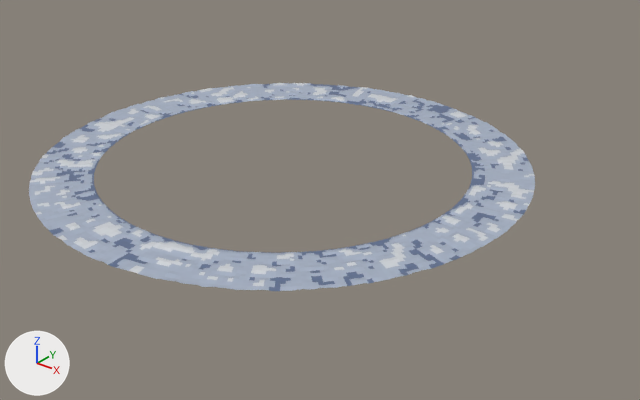
Two versions of the glTF model public/assets/kits/shaddai_edge_cloudsea_v01.glb, one commit apart.
One viewpoint serves both versions: a 50 mm lens placed at (13844.0, -15837.0, 9085.0), pointed at (1397.0, -279.0, -561.0). The axes (+X, +Y, +Z) are drawn at lower left. The lights are the same throughout. The picture after the commit comes second. Where no turn or scale is listed for an object, it has been applied to the vertices. Vertices at exactly the same position are counted once.

The scene before the commit, as lines of its bpy script (objects in view):
```python
me_shaddai_edge_cloudsea = bpy.data.meshes.new('shaddai_edge_cloudsea')
me_shaddai_edge_cloudsea.from_pydata(...)  # 6120 vertices, 11520 faces; spans x -6300.0..6300.0, y -6300.0..6300.0, z -40.0..40.0
me_shaddai_edge_cloudsea.materials.append(mat_shaddai_body)
ob_shaddai_edge_cloudsea = bpy.data.objects.new('shaddai_edge_cloudsea', me_shaddai_edge_cloudsea)
ob_shaddai_edge_cloudsea.location = (0.0, 0.0, 27.0)
```
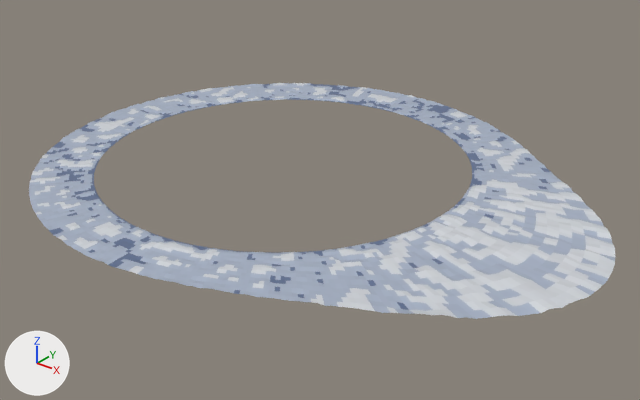
Where the newer file only moved an object's origin or applied its transform, the numbers keep the older frame.

The edits, one by one:
me_shaddai_edge_cloudsea is used by ob_shaddai_edge_cloudsea; location (0.0, 0.0, 27.0).
me_shaddai_edge_cloudsea had 6120 vertices, 11520 faces and spanned x -6300.0..6300.0, y -6300.0..6300.0, z -40.0..40.0.
me_shaddai_edge_cloudsea now has 6120 vertices, 11520 faces and spans x -6300.0..8855.0, y -6301.0..6300.0, z -39.0..70.0.
me_shaddai_edge_cloudsea part 1: 2644 of 6120 vertices moved; they spanned x -439.0..6300.0, y -6300.0..6238.0, z -40.0..40.0 and now span x -440.0..8855.0, y -6301.0..6239.0, z -38.0..70.0; mean shift (354.0, -44.0, 6.0); largest move (6253.0, -768.0, -5.0) -> (8834.0, -1085.0, 0.0).
me_shaddai_edge_cloudsea part 2: 4094 faces centred in x -489.0..6257.0, y -6206.0..6150.0, z -33.0..31.0 are repainted in the vertex colours, in many colours.

Where the change shows, as pixel boxes (x1, y1, x2, y2) in the pictures (640 x 400 px; the box of a moved part takes in the faces that stretch with it):
'shaddai_edge_cloudsea', reshaped, recoloured (16% wider, 13% taller): before (29, 83, 535, 291); after (29, 83, 615, 319)
part 1 of me_shaddai_edge_cloudsea, moved or reshaped: before (115, 120, 535, 291); after (115, 120, 615, 319)
part 2 of me_shaddai_edge_cloudsea, recoloured: before (115, 123, 535, 291); after (115, 123, 615, 319)
